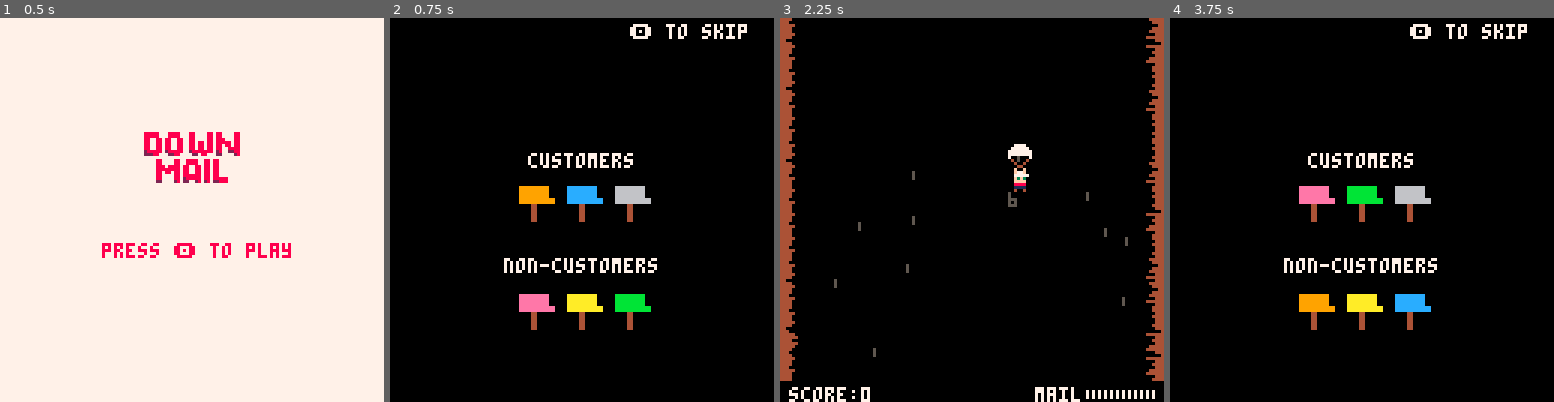
Above: before the commit, frames 1-4 (left to right).
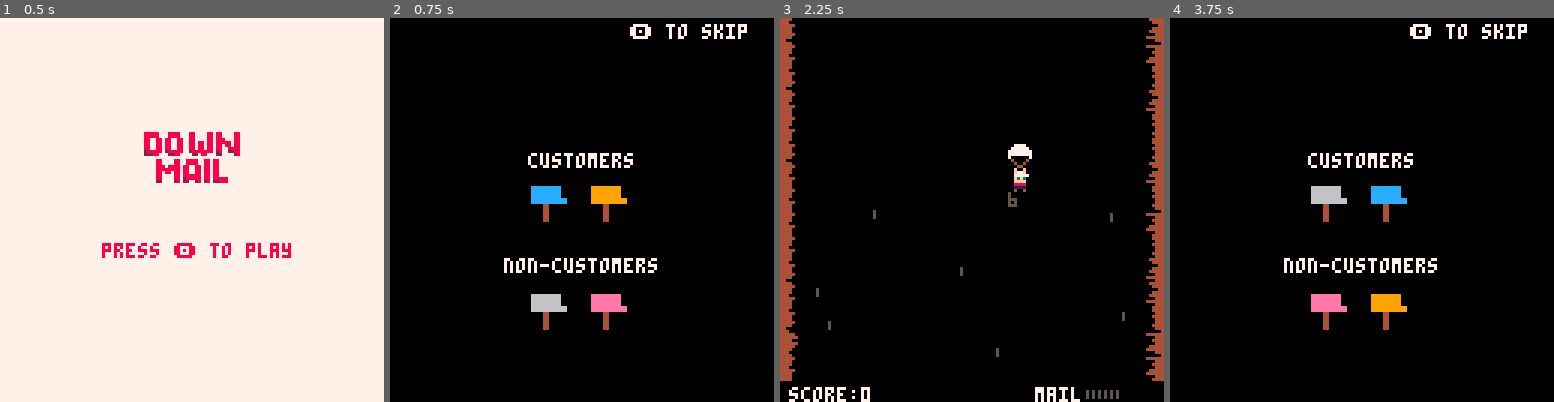
Above: after the commit, the same moments.

Repository: sugarvoid/down-mail
Game: PICO-8 cartridge down_mail.p8
The game is run twice, just before and just after one commit, with the same random seed, the same clock (stepped at 60 frames per second) and the same inputs.
Inputs:
- Up to frame 1 (0.5 s): tap X (X key) at 0.33 s
- Up to frame 2 (0.75 s): tap O (Z key) at 0.7 s
- Up to frame 3 (2.25 s): tap X (X key) at 1.07, 1.85 s; hold Right 1.6-2.1 s; tap O (Z key) at 1.7, 2.1 s; hold Up from 2.15 s (still down)
- Up to frame 4 (3.75 s): release Up at 2.42 s; hold Right 2.47-3.03 s; tap O (Z key) every 0.4 s from 2.5 to 3.7 s; tap X (X key) at 2.97 s; hold Left 3.08-3.58 s; hold Down from 3.63 s (still down)

Frame 1 is identical in both runs. In frame 2, 3.8% of the frame differs, in the area x 33-68%, y 43-82%; in frame 3, 0.5%; in frame 4, 3.8%.

Commit message:
Make "demon" into lizard. Other minor tweaks.

Diff:
--- a/down_mail.p8
+++ b/down_mail.p8
@@ -13,7 +13,7 @@
 #include src/letter.lua
 #include src/mailbox.lua
 #include src/particle.lua
-#include src/demon.lua
+#include src/lizard.lua
 #include src/package.lua
 #include src/ring.lua
 #include src/spawner.lua
@@ -274,9 +274,6 @@
 
 
 
-__gff__
-0000000000000000000000000000000001000000000000000000000000000000000000000000000000000000000000000000000000000000000000000000000000000000000000000000000000000000000000000000000000000000000000000000000000000000000000000000000000000000000000000000000000000000
-0000000000000000000000000000000000000000000000000000000000000000000000000000000000000000000000000000000000000000000000000000000000000000000000000000000000000000000000000000000000000000000000000000000000000000000000000000000000000000000000000000000000000000
 __map__
 0c00000000000000000000000000000d3c00000000000000000000000000003c000000000000000000000000000000000000000000000000000000000000000000000000000000000000000000000000000000000000000000000000000000000000000000000000000000000000000000000000000000000000000000000000
 1c00000000000000000000000000002d3c00000000000000000000000000003c000000000000000000000000000000000000000000000000000000000000000000000000000000000000000000000000000000000000000000000000000000000000000000000000000000000000000000000000000000000000000000000000
--- a/src/letter.lua
+++ b/src/letter.lua
@@ -21,6 +21,8 @@
 
         for mb in all(mailboxes) do
             if is_colliding(self, mb) and not mb.damaged and mb.empty then
+
+                sfx(8)
                 if self.x < mb.x then
                     if mb.facing_l then
                         mb:on_good_letter(self.score_mul)
@@ -44,10 +46,11 @@
             if g_state == gamestates.game then
                 if #twisters < 3 then
                    spawn_twister(self.x, self.y)
+                   sfx(14)
                 end
 
                 explode(self.x, self.y, 3, 4, 4, 10)
-                sfx(14)
+
             end
             del(letters, self)
         end
--- a/src/demon.lua
+++ b/src/lizard.lua
@@ -1,58 +1,57 @@
-demon = {}
-demon.__index = demon
+lizard = {}
+lizard.__index = lizard
 
-local next_demon = 70
+local next_lizard = 70
 local y_range = { 10, 90 }
 local off_screen_y = 138
-local demons = {}
+local lizards = {}
 
 local thing_on_left = false
 local thing_on_right = false
 
 local throw_times = {30*3,30*2,30*1}
 
-function demon:new(side)
-    local _demon = setmetatable({}, demon)
-    _demon.animations = {
+function lizard:new(side)
+    local _lizard = setmetatable({}, lizard)
+    _lizard.animations = {
         idle = {f={}, loop=true, done=false},
         climb = {f={}, loop=true, done=false},
         throw = {f={}, loop=true, done=false},
-        grow_head = {f={}, loop=true, done=false},
     }
-    _demon.img=14
-    _demon.agro=1
-    _demon.next_y = 50
-    _demon.tmr_move = randsec_rang(6, 7)
-    _demon.tmr_throw = throw_times[_demon.agro]
-    _demon.timer = 150
-    _demon.time_on_screen = 0
-    _demon.in_play = false
-    _demon.w = 8
-    _demon.h = 24
-    _demon.y = off_screen_y
-   -- _demon.curr_animation = _demon.animations["idle"]
-    _demon.skull_x=0
+    _lizard.img=14
+    _lizard.agro=1
+    _lizard.next_y = 50
+    _lizard.tmr_move = randsec_rang(6, 7)
+    _lizard.tmr_throw = throw_times[_lizard.agro]
+    _lizard.timer = 150
+    _lizard.time_on_screen = 0
+    _lizard.in_play = false
+    _lizard.w = 8
+    _lizard.h = 24
+    _lizard.y = off_screen_y
+   -- _lizard.curr_animation = _lizard.animations["idle"]
+    _lizard.skull_x=0
 
-    _demon.facing_r = false
+    _lizard.facing_r = false
 
     if side == "right" then
-        _demon.x = 117
-        _demon.facing_r = true
-        _demon.skull_x=117
+        _lizard.x = 117
+        _lizard.facing_r = true
+        _lizard.skull_x=117
     elseif side == "left" then
-        _demon.x = 3
-        _demon.facing_r = false
-        _demon.skull_x=11
+        _lizard.x = 3
+        _lizard.facing_r = false
+        _lizard.skull_x=11
     end
 
-    return _demon
+    return _lizard
 end
 
-function demon:draw()
+function lizard:draw()
      sspr(0, 64, 8, 24, self.x, self.y, 8, 24, self.facing_r)
 end
 
-function demon:update()
+function lizard:update()
     if self.in_play then
         self.time_on_screen+=1
         self.tmr_move -= 1 -- math.clamp(0, self.tmr_move - 1, 90)
@@ -82,11 +81,11 @@
     end
 end
 
-function demon:reset()
+function lizard:reset()
 
 end
 
-function demon:move(new_y)
+function lizard:move(new_y)
     --self.curr_animation = self.animations["climb"]
     self.y = new_y
     if self.y == new_y then
@@ -95,15 +94,15 @@
     end
 end
 
-function demon:crawl_on_screen()
+function lizard:crawl_on_screen()
     self.in_play = true
    -- self.curr_animation = self.animations["climb"]
     local _y = rnd({y_range[1], y_range[2]})
     self.y = _y
 end
 
-function demon:die()
-    del(demons, self)
+function lizard:die()
+    del(lizards, self)
     self.in_play = false
     --self.curr_animation = self.animations["climb"]
     thing_on_left = false
@@ -112,20 +111,20 @@
     self.tmr_throw = -1
 end
 
-function demon:throw_skull()
+function lizard:throw_skull()
     --self.curr_animation = self.animations["throw"]
     self.tmr_throw = throw_times[self.agro]
     spawn_skull(self.skull_x, self.y, p1, self.facing_r)
 end
 
-function update_demon_spawner()
-    next_demon = next_demon - 1
-    if next_demon <= 0 then
+function update_lizard_spawner()
+    next_lizard = next_lizard - 1
+    if next_lizard <= 0 then
         spawn_rock()
     end
 end
 
-function spawn_demon()
+function spawn_lizard()
     if not thing_on_left and not thing_on_right then
         local _side
         if flr(rnd(2)) + 1 == 1 then
@@ -136,23 +135,23 @@
             thing_on_right = true
         end
 
-        local _demon = demon:new(_side)
-        add(demons, _demon)
-        _demon:crawl_on_screen()
+        local _lizard = lizard:new(_side)
+        add(lizards, _lizard)
+        _lizard:crawl_on_screen()
     else
         print_debug("there was already a thing on screen")
     end
 end
 
 
-function update_demons()
-    for d in all(demons) do
+function update_lizards()
+    for d in all(lizards) do
         d:update()
     end
 end
 
-function draw_demons()
-    for d in all(demons) do
+function draw_lizards()
+    for d in all(lizards) do
         d:draw()
     end
 end
--- a/src/mailbox.lua
+++ b/src/mailbox.lua
@@ -27,8 +27,9 @@
 function mailbox:update()
     self.y -= self.speed
 
-    if self.y <= -16 or self.y >= 190 then
-        self:check()
+    if self.y <= -16 or self.y >= 132 then
+        del(mailboxes, self)
+        update_lane(self.lane, false)
     end
 
     if is_colliding(p1, self) and not self.damaged then
@@ -78,23 +79,28 @@
         --FIXME: Not working
         if is_customer(self.b_col) then
             deliveries[1] += 1
-            sfx(4)
+           -- sfx(4)
         else
             deliveries[2] += 1
-            sfx(5)
+            --sfx(5)
         end
         deliveries_left -= 1
         if deliveries_left == 0 then
-            goto_bonus()
+            goto_bonus_tmr = 60
+            sfx(2)
+            clear_objs()
+            spawner.running = false
+            --goto_bonus()
             --advance_day()
         end
     end
-    del(mailboxes, self)
-    update_lane(self.lane, false)
+
 end
 
 function mailbox:on_good_letter(_score)
+
     self.empty = false
+   self:check()
     self.img = 20
     score += (10 * flr(_score))
     explode(self.x, self.y, 2, 6, self.b_col, 10)
--- a/src/main.lua
+++ b/src/main.lua
@@ -1,6 +1,6 @@
 is_debug = false
 
-cols = { 12, 14, 10, 11, 9, 6 } --"b","y","p","g"}
+cols = { 12, 14, 9, 6 }
 customers = {}
 non_customers = {}
 reminder = false
@@ -15,11 +15,15 @@
 hint_txt = "hint off"
 
 deliveries = { 0, 0 }
-total_deliveries = 0
+deliveries_good = 0
+deliveries_bad = 0
+goto_bonus_tmr = 60
+
+
 offset=0
 
 ending = 0
-end_spr = { 64, 68, 72, 76, 140} --, 128, 132, 136, 140 }
+end_spr = { 64, 68, 72, 76, 140}
 objects = { back = {}, front = {} }
 
 
@@ -73,7 +77,7 @@
 function restart_game()
     day = 1
     deliveries_left = deliveries_needed
-    total_deliveries = 0
+    deliveries = { 0, 0 }
     intro_t = 30 * 6
     day_t = 30 * 6
     post_t = 30 * 8
@@ -209,7 +213,7 @@
     p1:update()
     update_particles()
     update_objects()
-    update_demons()
+    update_lizards()
     update_letters()
     for t in all(twisters) do
         t:update()
@@ -224,6 +228,15 @@
 
 
     spawner:update()
+
+    if deliveries_left <= 0 then
+        deliveries_left = 0
+        goto_bonus_tmr -= 1
+        if goto_bonus_tmr == 0 then
+            goto_bonus()
+        end
+    end
+
 end
 
 function update_intro()
@@ -245,6 +258,7 @@
     day_t -= 1
     if day_t <= 0 then
         g_state = gamestates.game
+        spawner.running = true
     end
 end
 
@@ -255,7 +269,7 @@
            advance_day()
         else
             --if day == 3 then
-                if total_deliveries == (deliveries_needed * (days_needed)) then
+                if deliveries[1] == (deliveries_needed * (days_needed)) then
                     end_text = endings[4]
                     ending_idx = 4
                 else
@@ -298,7 +312,12 @@
 
     map(0, map_y)
     draw_gui()
-    draw_demons()
+    draw_lizards()
+    for k, v in ipairs(lanes) do
+        if lanes[k][2] == true then
+            circfill(lanes[k][1] + 4, 119, 2, 10)
+        end
+    end
 end
 
 function draw_title()
@@ -316,13 +335,13 @@
 
     for k, v in pairs(customers) do
         pal(6, v)
-        sspr(56, 8, 8, 8, 25 + (16 * k), 52, 16, 16)
+        sspr(56, 8, 8, 8, 25 + (20 * k), 52, 16, 16)
         pal()
     end
 
     for k, v in pairs(non_customers) do
         pal(6, v)
-        sspr(56, 8, 8, 8, 25 + (16 * k), 88, 16, 16)
+        sspr(56, 8, 8, 8, 25 + (20 * k), 88, 16, 16)
         pal()
     end
 
@@ -393,13 +412,15 @@
     rectfill(0, 121, 128, 128, 0)
     print("score:" .. score, 3, 123, 7)
     --print("CUSTOMERS", 30, 123, 7)
+
+    --print(days[day], 85, 123, 7)
     print("mail", 85, 123, 7)
-    for i = 1, p1.max_letter, 1 do
+    for i = 1, deliveries_needed, 1 do
         pset(100 + (2 * i), 124, 5)
         pset(100 + (2 * i), 125, 5)
         pset(100 + (2 * i), 126, 5)
     end
-    for i = 1, p1.letters, 1 do
+    for i = 1, (deliveries[1]+deliveries[2]), 1 do
         pset(100 + (2 * i), 124, 7)
         pset(100 + (2 * i), 125, 7)
         pset(100 + (2 * i), 126, 7)
@@ -447,8 +468,8 @@
 
 function set_customers()
     shuffle(cols)
-    customers = { cols[1], cols[2], cols[3] }
-    non_customers = { cols[4], cols[5], cols[6] }
+    customers = { cols[1], cols[2] }
+    non_customers = { cols[3], cols[4] }
 end
 
 function angle_lerp(angle1, angle2, t)
@@ -515,6 +536,7 @@
     spawner.reset()
     bouns_timer = 30 * 15
     change_state(gamestates.bonus)
+    spawner.running = true
 end
 
 function draw_gameover()
--- a/src/skull.lua
+++ b/src/skull.lua
@@ -9,8 +9,8 @@
     _d.y=y
     _d.target={x=p.x, y=p.y}
     _d.facing_r=face_r
-    _d.img=16
-    _d.speed=4
+    _d.img=39
+    _d.speed=5
     _d.dx = p.x - _d.x
     _d.dy = p.y - _d.y
     local len = sqrt(_d.dx^2 + _d.dy^2)
--- a/src/spawner.lua
+++ b/src/spawner.lua
@@ -19,17 +19,21 @@
     rock_2 = randsec_rang(3, 10),
     mail_box = randsec_rang(3, 10),
     mail_box_2 = randsec_rang(1, 2),
-    demon = 30 * 10,
+    lizard = 30 * 10,
     ring = 30,
     ammo = 30,
+    running = true,
 
     update = function(self)
+        if self.running then
+
+
         if g_state == gamestates.game then
             self.rock_1 -= 1
             self.rock_2 -= 1
             self.mail_box -= 1
             self.mail_box_2 -= 1
-            self.demon -= 1
+            self.lizard -= 1
             self.ammo -= 1
 
             if self.rock_1 <= 0 then
@@ -56,9 +60,9 @@
                 self.mail_box_2 = randsec_rang(2, 4)
             end
 
-            if self.demon <= 0 then
-                self.demon = randsec_rang(9, 20)
-                spawn_demon()
+            if self.lizard <= 0 then
+                self.lizard = randsec_rang(9, 20)
+                spawn_lizard()
             end
 
             if self.ammo <= 0 then
@@ -85,16 +89,10 @@
                 r:update()
             end
         end
+    end
     end,
     reset = function()
-        mailboxes = {}
-        rocks = {}
-        rings = {}
-        twisters = {}
-        demons = {}
-        objects.front = {}
-        objects.back = {}
-        all_particles = {}
+        clear_objs()
         for k, v in ipairs(lanes) do
             lanes[k][2] = false
         end
@@ -113,3 +111,17 @@
 function update_lane(lane, occupied)
     lanes[lane][2] = occupied
 end
+
+
+function clear_objs()
+    mailboxes = {}
+        rocks = {}
+        rings = {}
+        twisters = {}
+        lizards = {}
+        objects.front = {}
+        objects.back = {}
+        all_particles = {}
+        thing_on_left = false
+    thing_on_right = false
+end
Not shown, changed: 35 lines of the sprite sheet (__gfx__) section of down_mail.p8
Not shown, changed: the sound effects (__sfx__) section of down_mail.p8
Not shown, changed: readme.md
